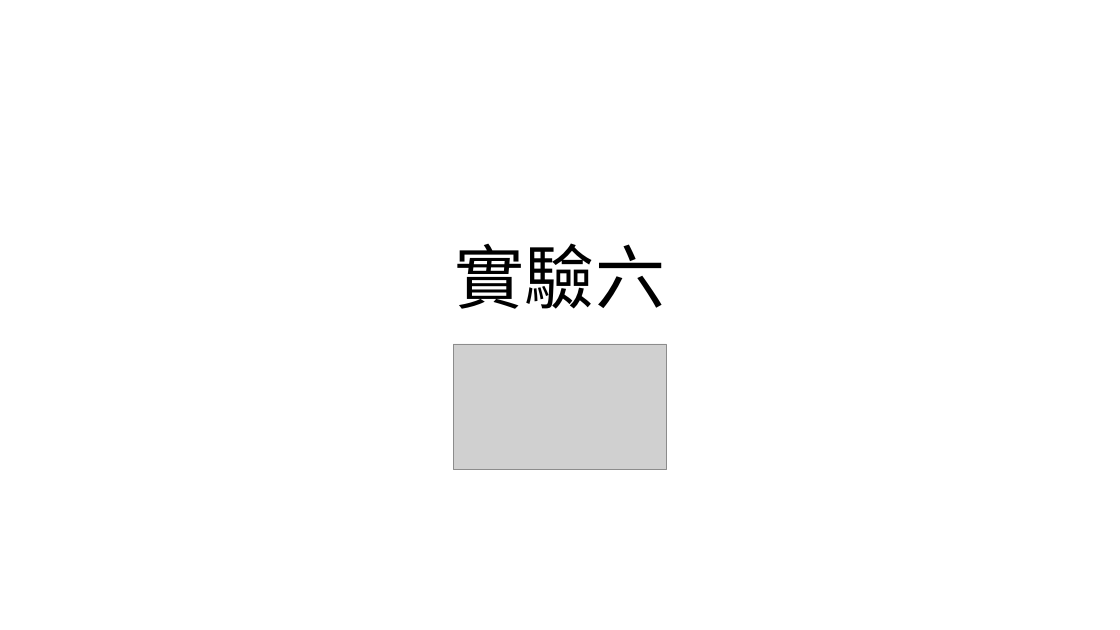
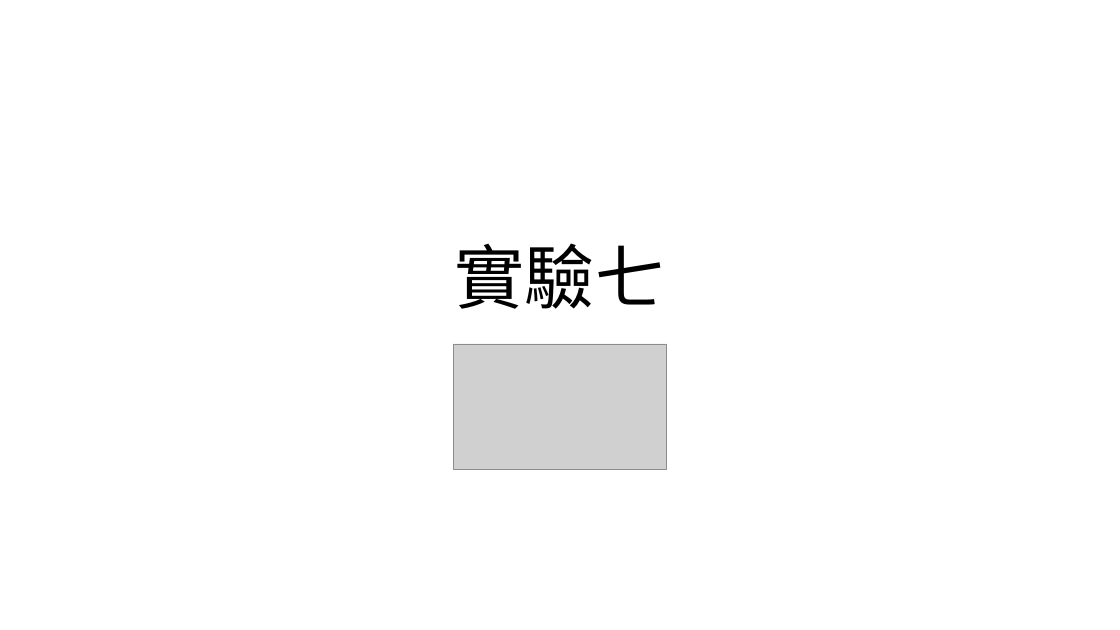
Before and after one commit to yeyi58095/control_lab, a slide deck: slide 1 of 實驗七/presentation/實驗七_第二組_葉彥辰_郭亮佑_蘇昱嘉.pptx. Drawn at 1120x630 pixels with LibreOffice and Linux fonts; fonts in the diff are those of the drawing; grey boxes stand for pictures. Boxes give left, top, right and bottom in pixels: in the first picture for what was removed or moved away, otherwise in the second. Text is boxed around its words. In the diff, an @@ line names an element or a change of style, - is before the commit and + after.

```diff
--- a/實驗七/presentation/實驗七_第二組_葉彥辰_郭亮佑_蘇昱嘉.pptx
+++ b/實驗七/presentation/實驗七_第二組_葉彥辰_郭亮佑_蘇昱嘉.pptx
@@ title at [455,243,665,309]: text changed @@
-實驗六
+實驗七
```
Also in this commit, not shown: 2 other slides changed, 9 slides removed.
